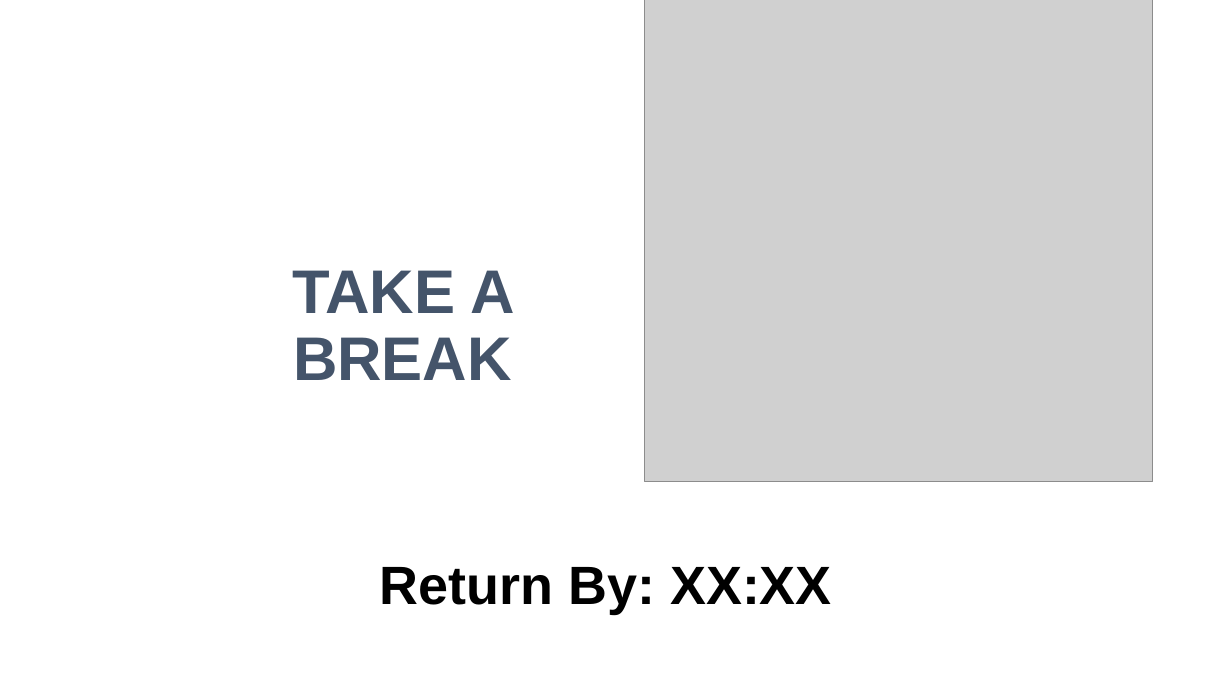
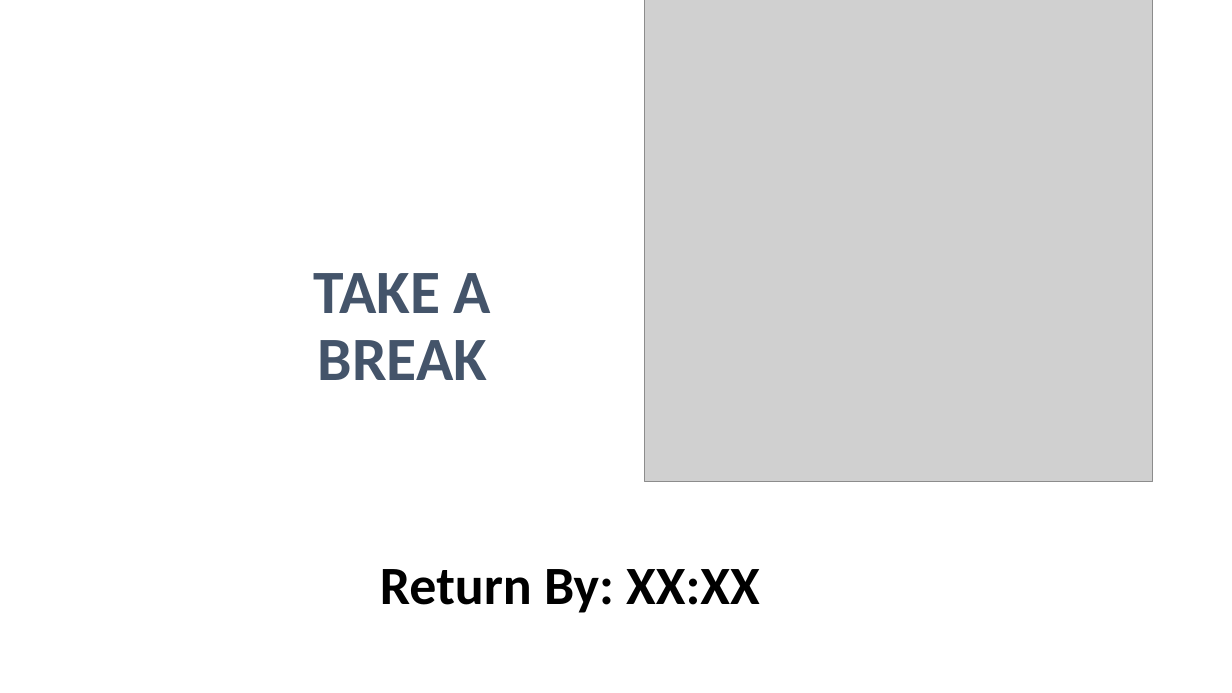
Before and after one commit to gitayam/poi-template, a slide deck: slide 3 of POI Training_Name/1-Lessons/2-Lesson Audio Visual Content/POI_Slide-Template.pptx (slide 4 before the commit). Drawn at 1232x693 pixels with LibreOffice and Linux fonts; fonts in the diff are those of the drawing; grey boxes stand for pictures; background and template pictures are left out. Boxes give left, top, right and bottom in pixels: in the first picture for what was removed or moved away, otherwise in the second. Text is boxed around its words. In the diff, an @@ line names an element or a change of style, - is before the commit and + after.

Commit message:
updated slide master using default with logo
This is to try to fix the buggy title which moves into the body text area

```diff
--- a/POI Training_Name/1-Lessons/2-Lesson Audio Visual Content/POI_Slide-Template.pptx
+++ b/POI Training_Name/1-Lessons/2-Lesson Audio Visual Content/POI_Slide-Template.pptx
@@ title "TAKE A BREAK" at (314,273,491,380): font Arial to Calibri @@
@@ text "Return By: XX:XX" at (380,569,759,613): font Arial to Calibri @@
```
Also in this commit, not shown: 1 slide removed.
